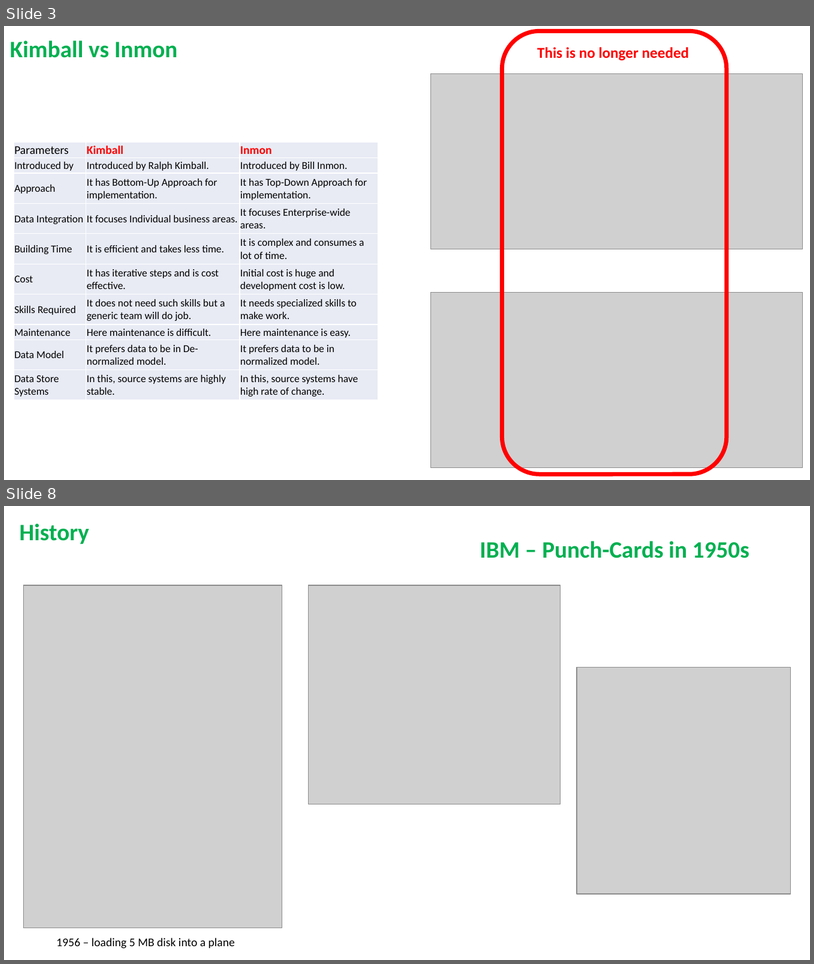
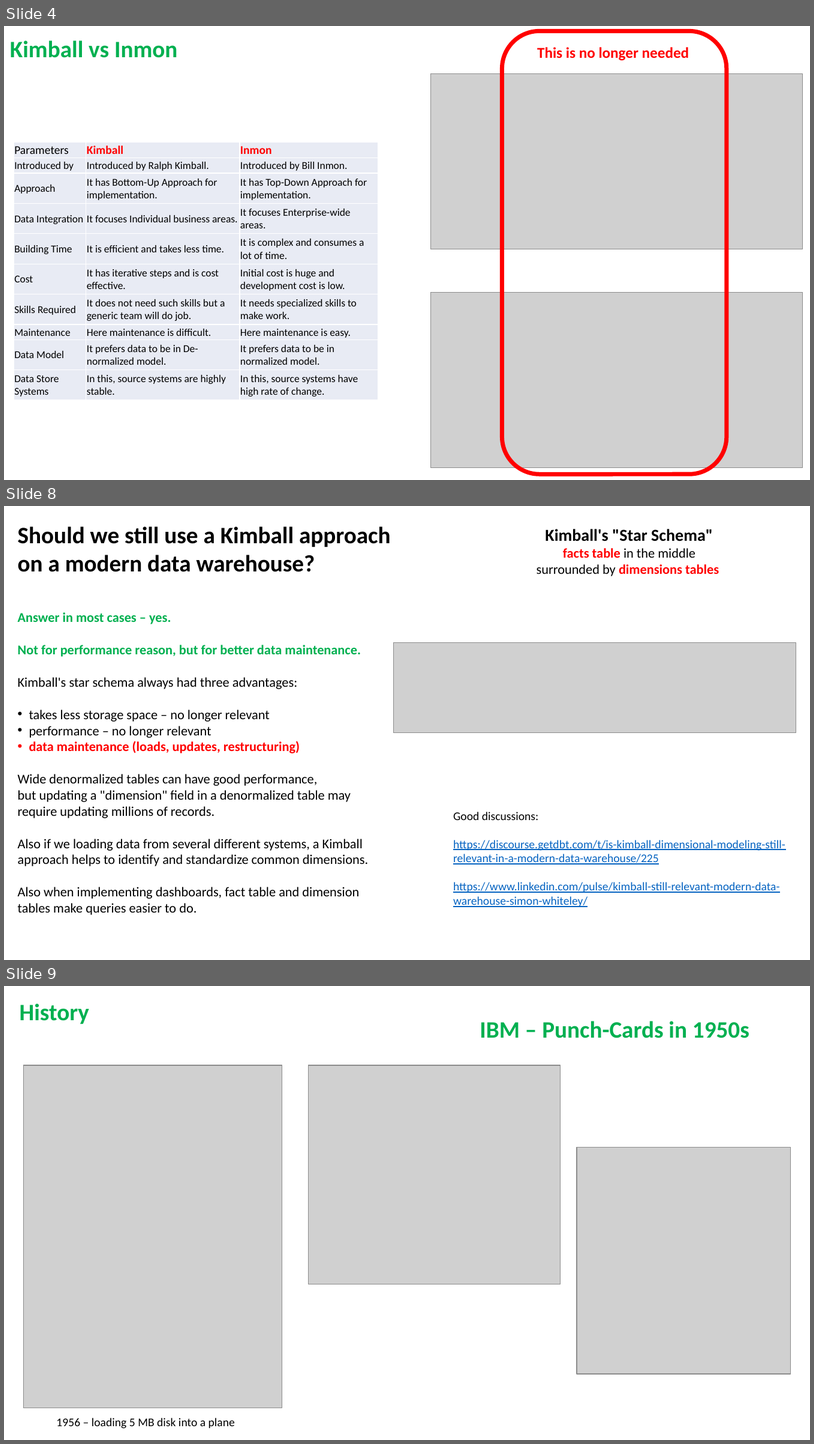
Before and after one commit to lselector/ml_ai_doc, a slide deck: SQL_Modern_DW.pptx. Shown one above the other, each under a label of ours: slides 3 and 8 before the commit, slides 4, 8 and 9 after it; the slides between them are not shown. The pictures are 814x964 and 814x1444 pixels, drawn with LibreOffice and Linux fonts; fonts in the diff are those of the drawing; grey boxes stand for pictures. Boxes give left, top, right and bottom in pixels: in the first picture for what was removed or moved away, otherwise in the second. Text is boxed around its words. In the diff, an @@ line names an element or a change of style, - is before the commit and + after.

```diff
--- a/SQL_Modern_DW.pptx
+++ b/SQL_Modern_DW.pptx
@@ slide 8 added at box(4, 506, 810, 960), background #FFFFFF @@
@@ text added at box(18, 526, 391, 572), 28 pt, text #000000, bold @@
+Should we still use a Kimball approach
+on a modern data warehouse?
@@ text added at box(537, 529, 719, 576), 16 pt, text #000000, bold @@
+Kimball's "Star Schema"
+facts table in the middle
+surrounded by dimensions tables
@@ text added at box(18, 612, 368, 915), 16 pt, text #000000 @@
+Answer in most cases – yes.
+Not for performance reason, but for better data maintenance.
+Kimball's star schema always had three advantages:
+• takes less storage space – no longer relevant
+• performance – no longer relevant
+• data maintenance (loads, updates, restructuring)
+Wide denormalized tables can have good performance,
+but updating a "dimension" field in a denormalized table may require updating millions of records.
+Also if we loading data from several different systems, a Kimball approach helps to identify and standardize common dimensions.
+Also when implementing dashboards, fact table and dimension tables make queries easier to do.
@@ picture added at box(393, 643, 797, 733) @@
@@ text added at box(453, 811, 786, 907), 14 pt, text #0563C1, underline @@
+Good discussions:
+https://discourse.getdbt.com/t/is-kimball-dimensional-modeling-still-relevant-in-a-modern-data-warehouse/225
+https://www.linkedin.com/pulse/kimball-still-relevant-modern-data-warehouse-simon-whiteley/
@@ what was slide 3 is now slide 4 @@
@@ what was slide 8 is now slide 9 @@
```
Also in this commit, not shown: 3 slides changed.
